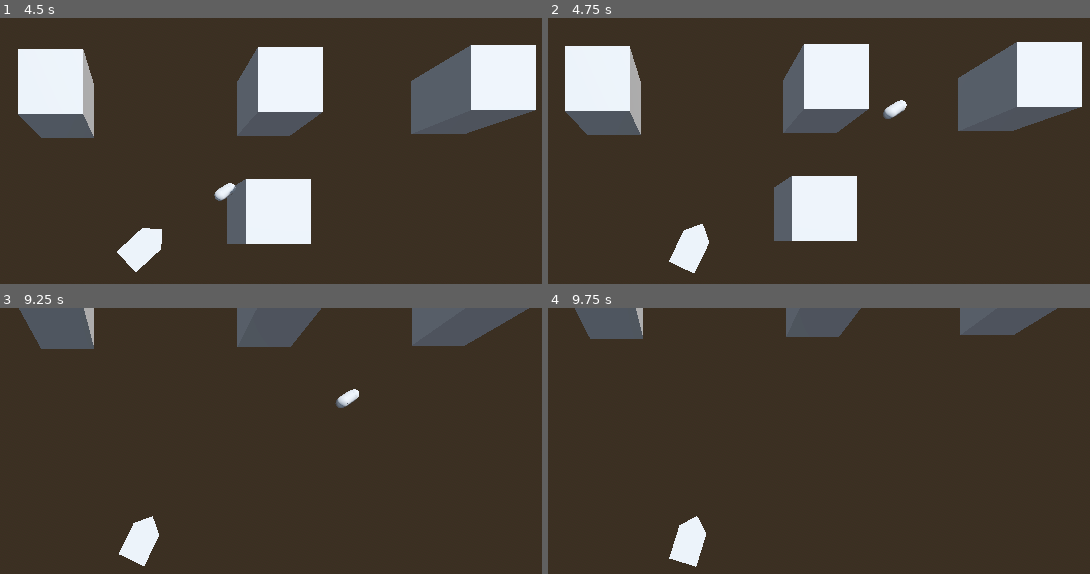
Above: before the commit, frames 1-4 (two rows, left to right).
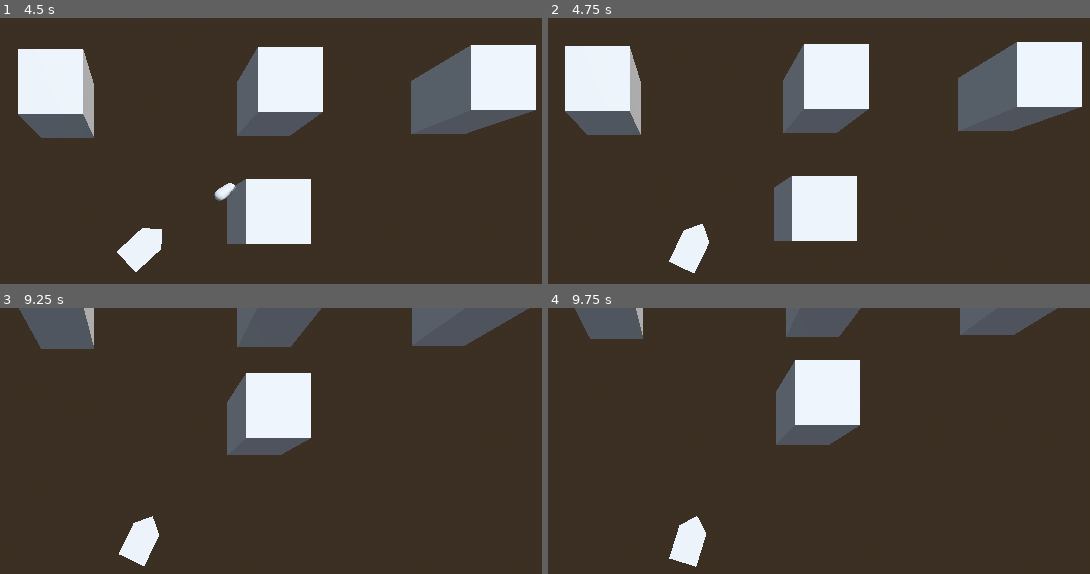
Above: after the commit, the same moments.

Repository: TheiaB/propaganda-asteroids
Game: Godot game, scene res://scenes/game.tscn
The game is run twice, just before and just after one commit, with the same random seed, the same clock (stepped at 60 frames per second) and the same inputs.
Inputs:
- Up to frame 1 (4.5 s): tap Enter at 0.5 s; hold D (right) 0.53-1.28 s; tap S (break) at 0.6, 2.85 s; hold A (left) 1.28-2.03 s; tap W (gas) at 1.35, 3.6 s; hold D (right) 2.03-3.53 s; tap J (shoot) at 2.1, 4.35 s; hold A (left) from 3.53 s (still down)
- Up to frame 2 (4.75 s): keep holding A (left)
- Up to frame 3 (9.25 s): tap one key every 0.75 s from 5.1 s: S (break) W (gas) J (shoot) S (break) W (gas) J (shoot); release A (left) at 5.78 s; hold D (right) 5.78-8.03 s; hold A (left) from 8.03 s (still down)
- Up to frame 4 (9.75 s): release A (left) at 9.53 s; hold D (right) from 9.53 s (still down); tap S (break) at 9.6 s

Frame 1 is identical in both runs. In frame 2, 0.2% of the frame differs, in the area x 61-67%, y 30-38%; in frame 3, 4.6%, in the area x 41-67%, y 24-56%; in frame 4, 4.5%.

Commit message:
make bullets dissapear

Diff:
--- a/scripts/example_astroid.gd
+++ b/scripts/example_astroid.gd
@@ -4,10 +4,12 @@
 @onready var ship: CharacterBody3D = %Ship
 @export var health = 3
 
-func _on_area_entered(area: Area3D) -> void:
+func _on_area_entered(bullet: Area3D) -> void:
 	health -= ship.weapon_damage
+	bullet.queue_free()
 	if health <= 0:
 		queue_free()
 
+
 func _on_body_entered(body: Node3D) -> void:
 	ship_hits_astroid.emit()
--- a/scripts/laser.gd
+++ b/scripts/laser.gd
@@ -3,7 +3,7 @@
 @export var speed := 50
 
 func _physics_process(delta: float) -> void:
-	global_position += -transform.basis.z * speed * delta
+	global_position -= transform.basis.z * speed * delta
 
 func _on_visible_on_screen_notifier_3d_screen_exited() -> void:
 	queue_free()
--- a/scripts/ship.gd
+++ b/scripts/ship.gd
@@ -10,7 +10,7 @@
 signal player_hit_static_body
 signal laser_shot
 
-@export var weapon_damage := 2
+@export var weapon_damage := 1
 
 @onready var muzzle := $Muzzle
 
